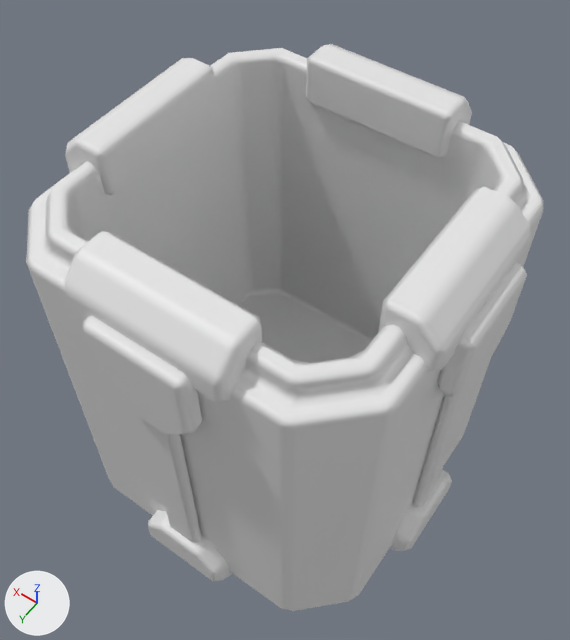
One commit to the FBX model Jam GMTK 2020/Assets/Models/Ammunition Box.fbx: the scene before it, then after it.
One viewpoint serves both versions: a camera (50 mm lens) standing at (-0.502, 0.709, 1.183) and looking at (0.017, -0.017, 0.043). Every picture has the same lights, and +X, +Y and +Z are marked at lower left. Where no turn or scale is listed for an object, it has been applied to the vertices.

Objects in the first picture: 'Ammunition Box'.
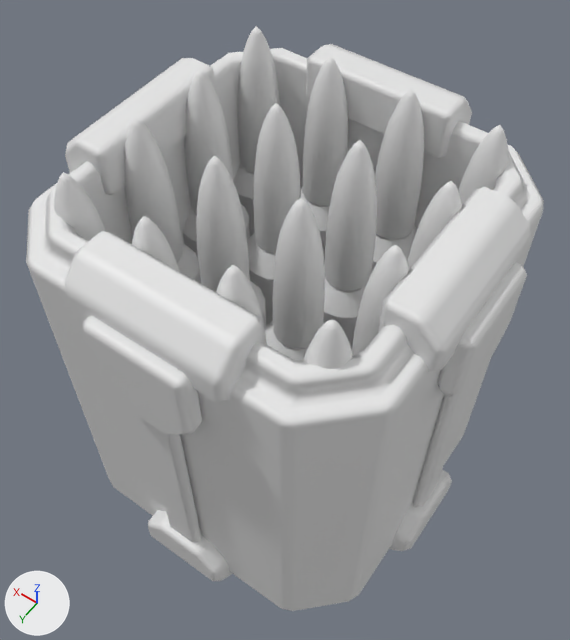
The newer file is also turned or shifted as a whole; pictures and numbers use the older file's frame.

What differs and where, as boxes (x1, y1, x2, y2) in the pictures (570 x 640 px):
```json
{"object": "Bullets", "change": "added", "after": [54, 26, 509, 369]}
```

Scene script edits in JSON lines:
```json
{"op": "add", "block": "me_cylinder_001", "code": ["me_cylinder_001 = bpy.data.meshes.new('Cylinder.001')", "me_cylinder_001.from_pydata(...)  # 3816 vertices, 3376 faces; spans x -0.291..0.291, y -0.291..0.291, z -0.157..0.445", "me_cylinder_001.materials.append(mat_props)  # white #e7e7e7"]}
{"op": "add", "block": "ob_bullets", "code": ["ob_bullets = bpy.data.objects.new('Bullets', me_cylinder_001)", "ob_bullets.location = (0.0, 0.0, 0.018)"]}
```
